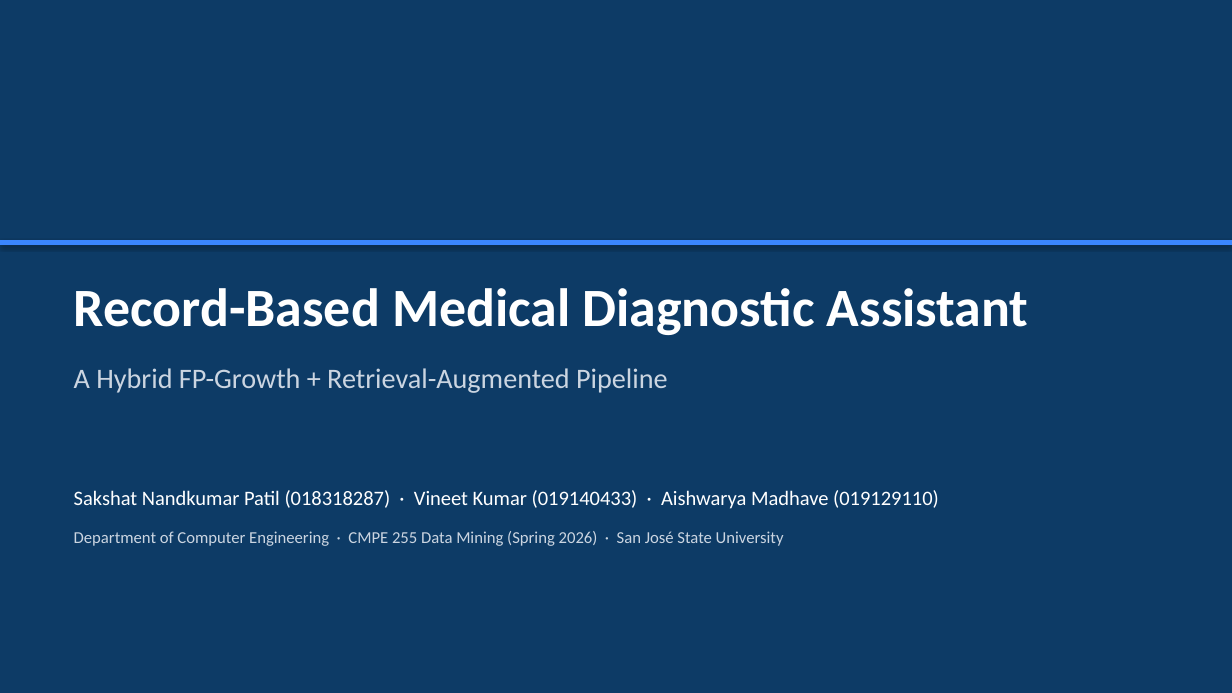
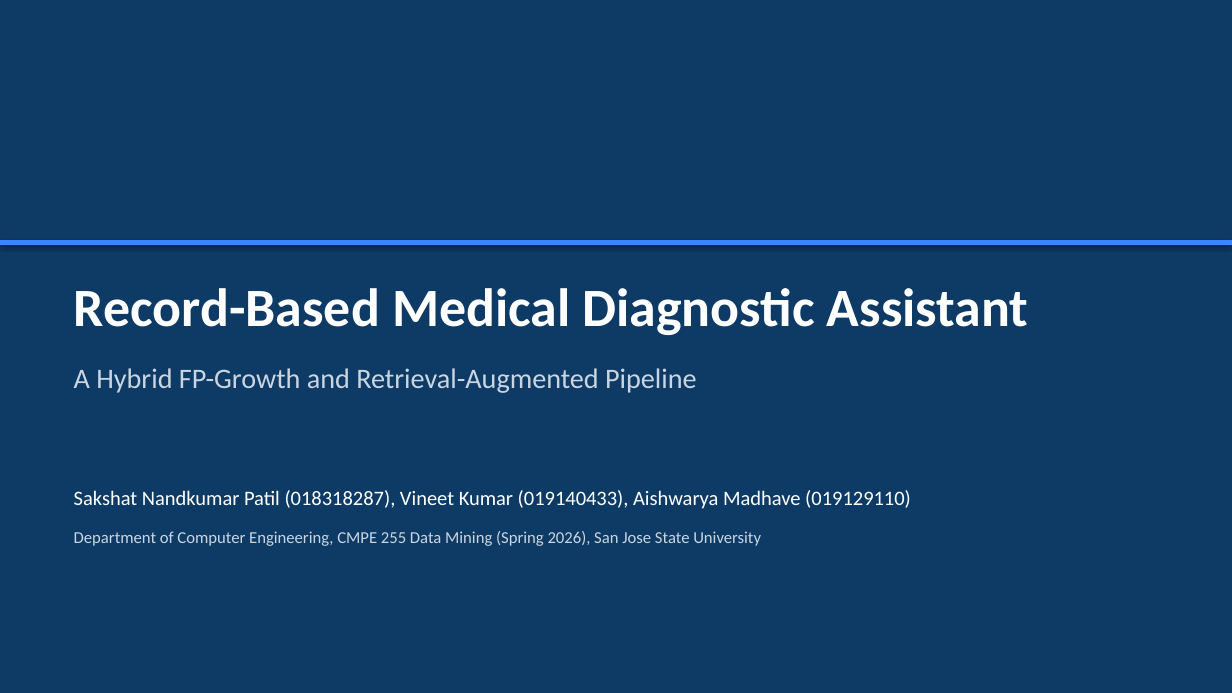
Before and after one commit to sakshat-patil/Symptom-Based-Disease-Identification-via-RAG, a slide deck: slide 1 of deliverables/slides/presentation.pptx. Drawn at 1232x693 pixels with LibreOffice and Linux fonts; fonts in the diff are those of the drawing. Boxes give left, top, right and bottom in pixels: in the first picture for what was removed or moved away, otherwise in the second. Text is boxed around its words. In the diff, an @@ line names an element or a change of style, - is before the commit and + after.

```diff
--- a/deliverables/slides/presentation.pptx
+++ b/deliverables/slides/presentation.pptx
@@ text at (x1=74, y1=368, x2=697, y2=393): text changed @@
-A Hybrid FP-Growth + Retrieval-Augmented Pipeline
+A Hybrid FP-Growth and Retrieval-Augmented Pipeline
@@ text at (x1=74, y1=490, x2=911, y2=509): text changed @@
-Sakshat Nandkumar Patil (018318287) · Vineet Kumar (019140433) · Aishwarya Madhave (019129110)
+Sakshat Nandkumar Patil (018318287), Vineet Kumar (019140433), Aishwarya Madhave (019129110)
@@ text at (x1=74, y1=531, x2=761, y2=546): text changed @@
-Department of Computer Engineering · CMPE 255 Data Mining (Spring 2026) · San José State University
+Department of Computer Engineering, CMPE 255 Data Mining (Spring 2026), San Jose State University
```
Also in this commit, not shown: 6 other slides changed, 1 slide added, 19 other files.
